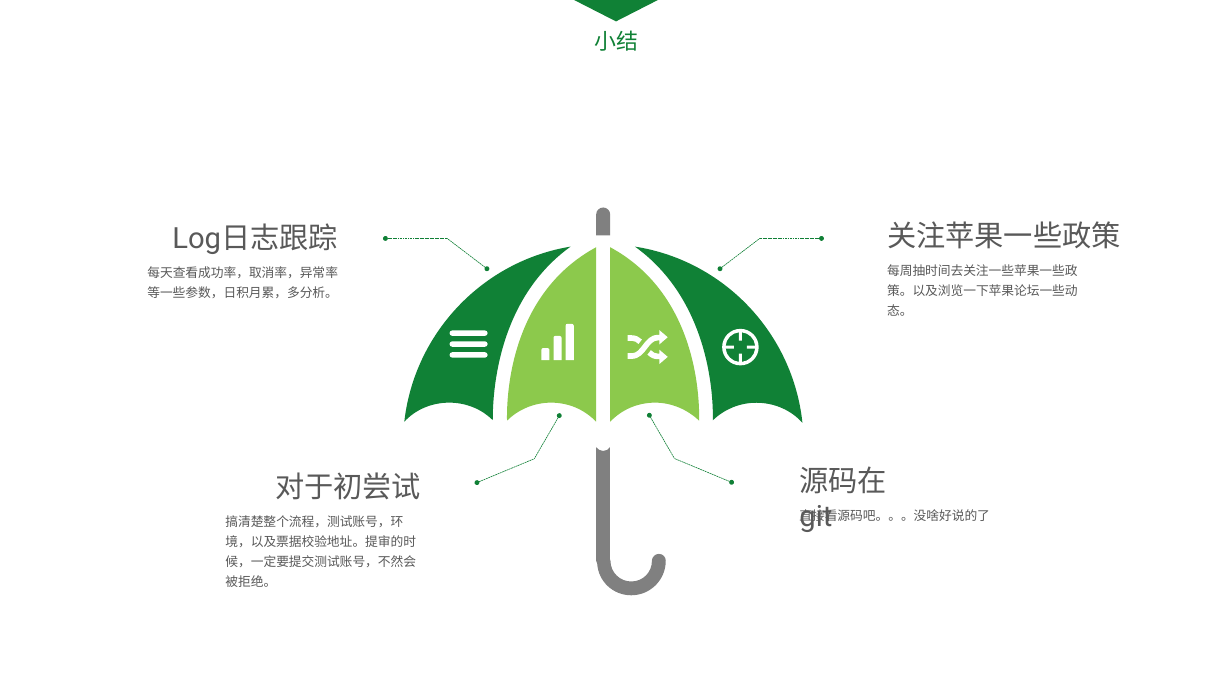
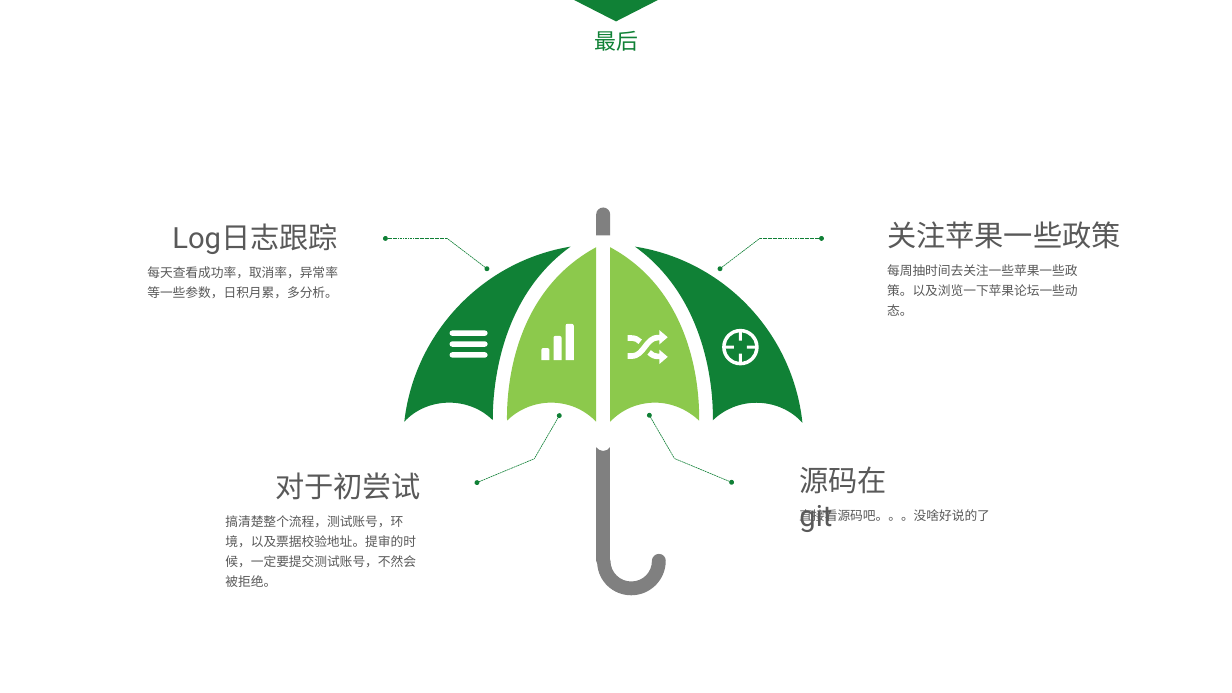
Before and after one commit to qiyer/ApplePayDemo, a slide deck: slide 17 of Pay_PPT/Apple_Pay.pptx (slide 12 before the commit). Drawn at 1232x693 pixels with LibreOffice and Linux fonts; fonts in the diff are those of the drawing. Boxes give left, top, right and bottom in pixels: in the first picture for what was removed or moved away, otherwise in the second. Text is boxed around its words. In the diff, an @@ line names an element or a change of style, - is before the commit and + after.

```diff
--- a/Pay_PPT/Apple_Pay.pptx
+++ b/Pay_PPT/Apple_Pay.pptx
@@ text at bbox=[594, 31, 638, 51]: text changed @@
-小结
+最后
```
Also in this commit, not shown: 3 other slides changed, 5 slides added, 2 other files.
